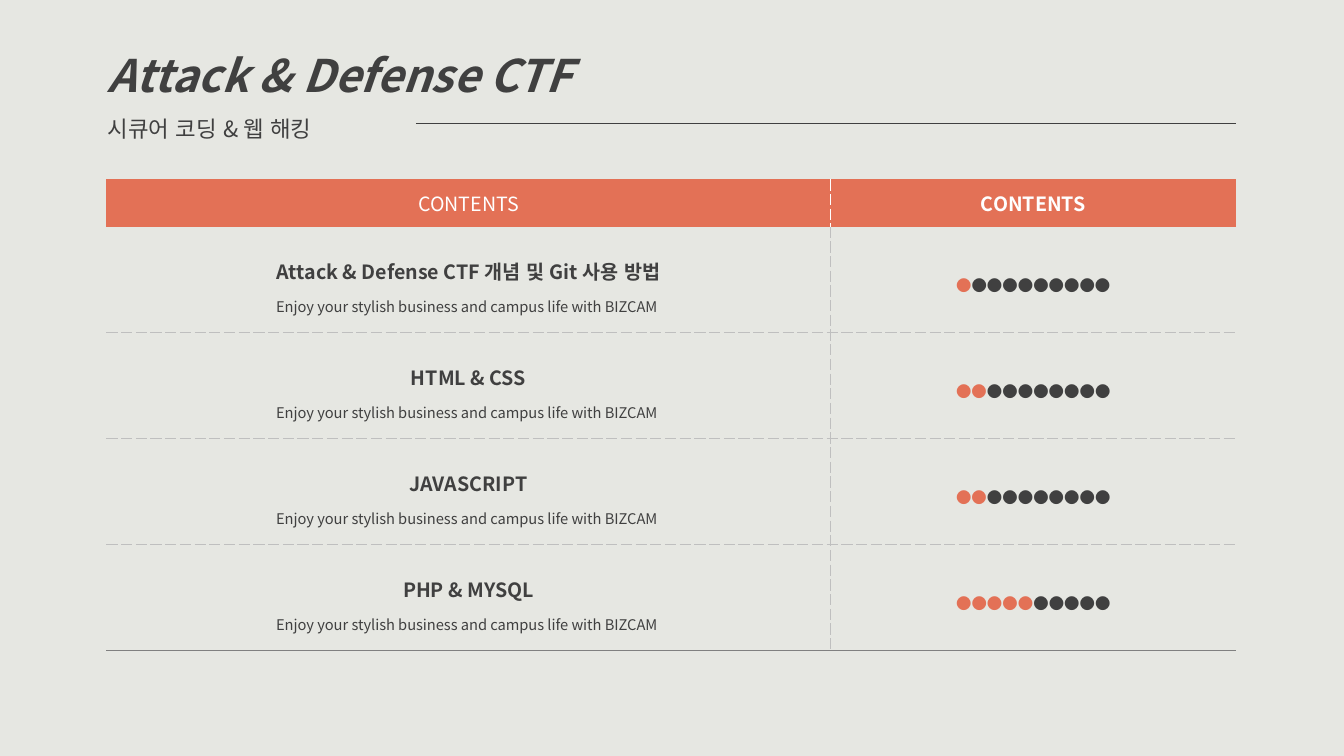
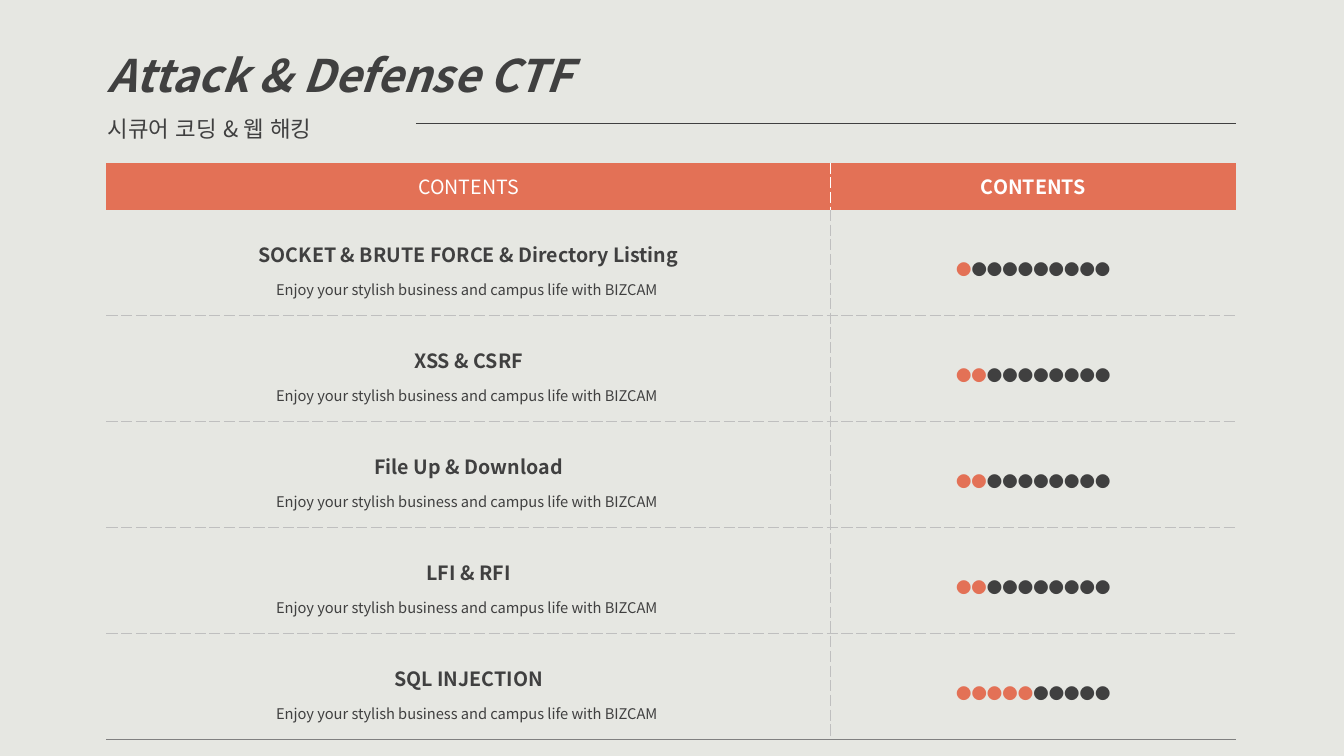
Before and after one commit to raxkson/kisec, a slide deck: slide 2 of Doc/Attack&Defense CTF-secu.pptx. Drawn at 1344x756 pixels with LibreOffice and Linux fonts; fonts in the diff are those of the drawing. Boxes give left, top, right and bottom in pixels: in the first picture for what was removed or moved away, otherwise in the second. Text is boxed around its words. In the diff, an @@ line names an element or a change of style, - is before the commit and + after.

```diff
--- a/Doc/Attack&Defense CTF-secu.pptx
+++ b/Doc/Attack&Defense CTF-secu.pptx
@@ table at bbox=[107, 162, 1237, 740] @@
-row 2: Attack & Defense CTF 개념 및 Git 사용 방법 / Enjoy your stylish business and campus life with BIZCAM | ●●●●●●●●●●
-row 3: HTML & CSS / Enjoy your stylish business and campus life with BIZCAM | ●●●●●●●●●●
-row 4: JAVASCRIPT / Enjoy your stylish business and campus life with BIZCAM | ●●●●●●●●●●
-row 5: PHP & MYSQL / Enjoy your stylish business and campus life with BIZCAM | ●●●●●●●●●●
+row 2: SOCKET & BRUTE FORCE & Directory Listing / Enjoy your stylish business and campus life with BIZCAM | ●●●●●●●●●●
+row 3: XSS & CSRF / Enjoy your stylish business and campus life with BIZCAM | ●●●●●●●●●●
+row 4: File Up & Download / Enjoy your stylish business and campus life with BIZCAM | ●●●●●●●●●●
+row 5: LFI & RFI / Enjoy your stylish business and campus life with BIZCAM | ●●●●●●●●●●
+row 6: SQL INJECTION / Enjoy your stylish business and campus life with BIZCAM | ●●●●●●●●●●
@@ table: place and size @@
-table at bbox=[107, 179, 1237, 650]
+table at bbox=[107, 162, 1237, 740]
```
Also in this commit, not shown: 4 other slides changed, 37 slides added, 5 slides removed.
